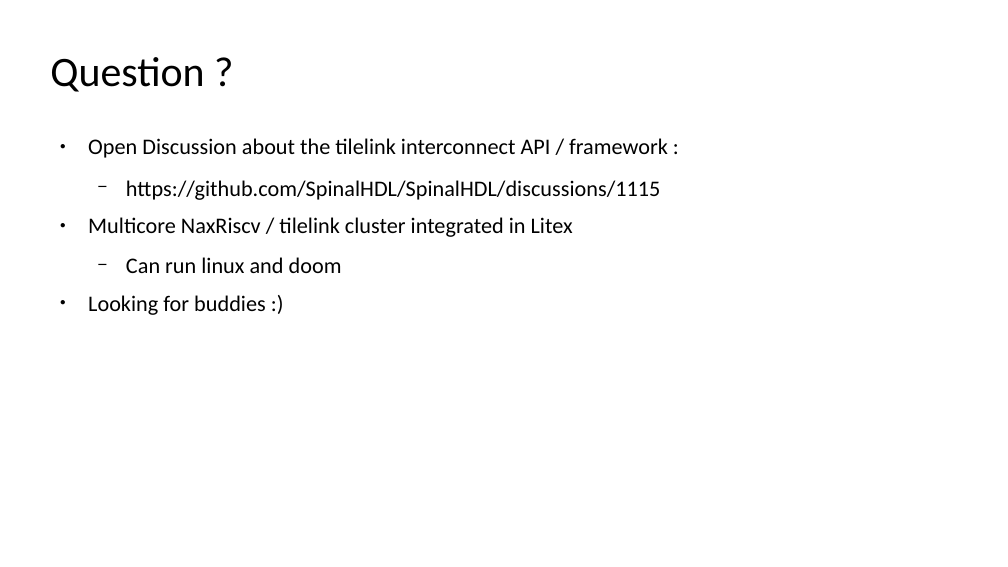
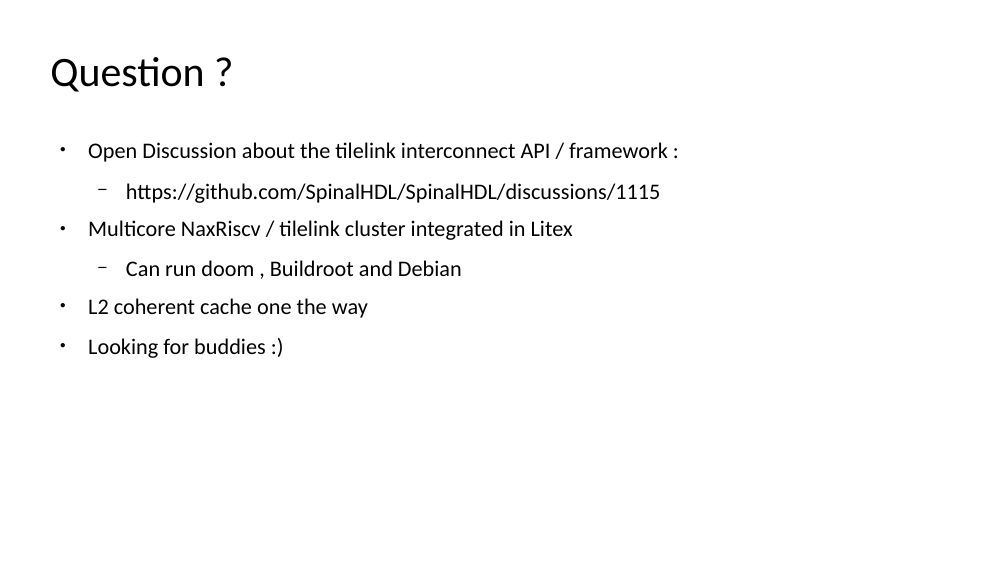
Before and after one commit to SpinalHDL/SpinalDoc, a slide deck: slide 12 of presentation/en/orconf_150923/orconf_150923.odp. Drawn at 1008x567 pixels with LibreOffice and Linux fonts; fonts in the diff are those of the drawing. Boxes give left, top, right and bottom in pixels: in the first picture for what was removed or moved away, otherwise in the second. Text is boxed around its words. In the diff, an @@ line names an element or a change of style, - is before the commit and + after.

```diff
--- a/presentation/en/orconf_150923/orconf_150923.odp
+++ b/presentation/en/orconf_150923/orconf_150923.odp
@@ text at (88,260,462,318): text changed @@
-  − Can run linux and doom
+  − Can run doom , Buildroot and Debian
+● L2 coherent cache one the way
```
Also in this commit, not shown: 5 other slides changed, 2 slides added, 2 slides removed, 2 other files.
